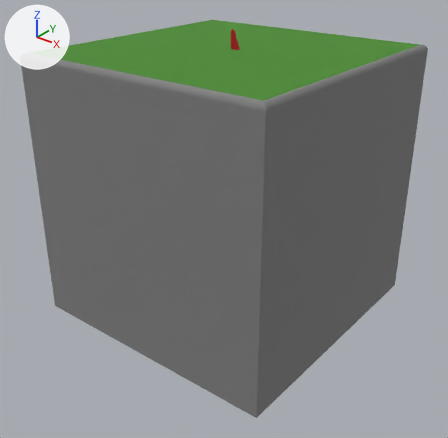
Two versions of the COLLADA model ram_support/meshes/tools/visual/mock_cutting_plate.dae, one commit apart.
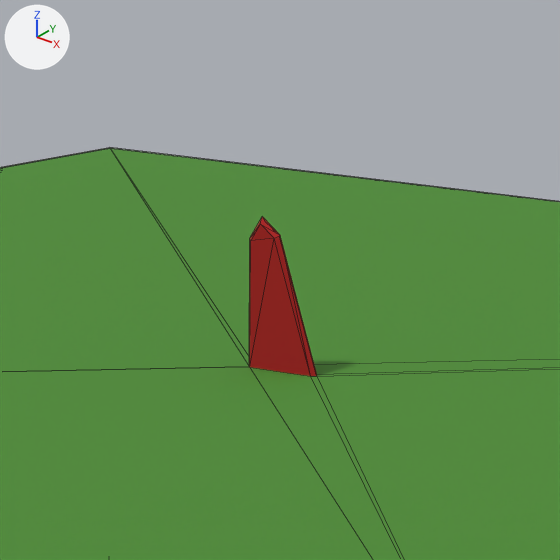
Each version is shown whole from a 50 mm camera at (0.3358, -0.429, 0.3512) aimed at (0.0067, -0.0177, 0.0962), then close up on the part from 44% to 61% of the width and 0% to 17% of the height. Arrows for +X, +Y and +Z are at upper left; the lights stay in place. The close-ups show mesh edges as thin lines. Vertices at the same position are counted once.

Before the edit, the objects in view are built like this:
```python
me_id2 = bpy.data.meshes.new('ID2')
me_id2.from_pydata(...)  # 75 vertices, 146 faces; spans x -0.125..0.125, y -0.125..0.125, z 0.0..0.267
# faces by material slot: [10, 114, 22]
me_id2.materials.append(mat_id10)  # green #478b28
me_id2.materials.append(mat_id12)  # grey #7f7f7f
me_id2.materials.append(mat_id14)  # red #b51515
ob_id2 = bpy.data.objects.new('ID2', me_id2)
ob_id2.location = (0.0, 0.0, 0.0)
```
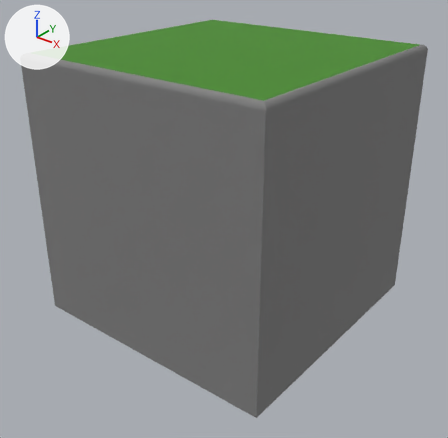
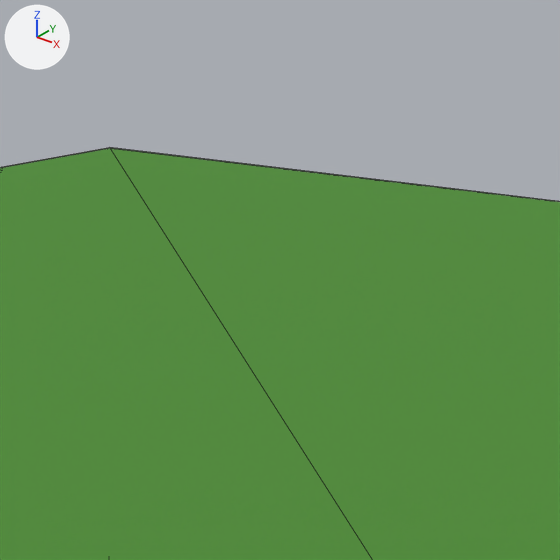
Changed parts and their boxes (x1, y1, x2, y2) in the close-ups (560 x 560 px):
part 1 of me_id2, cut back: (0, 155, 560, 560) in both

The change, as a diff of the scene's bpy script:
```diff
--- a/ram_support/meshes/tools/visual/mock_cutting_plate.dae.py
+++ b/ram_support/meshes/tools/visual/mock_cutting_plate.dae.py
@@ me_id2 @@
 # used by ob_id2; location = (0.0, 0.0, 0.0)
-me_id2.from_pydata(...)  # 75 vertices, 146 faces; spans x -0.125..0.125, y -0.125..0.125, z 0.0..0.267
+me_id2.from_pydata(...)  # 60 vertices, 116 faces; spans x -0.125..0.125, y -0.125..0.125, z 0.0..0.25
+# me_id2 part 1
+# 15 vertices are removed from x 0.0..0.01, y -0.001..0.001, z 0.25..0.267
+# 32 faces are deleted
+# 2 new faces join them, mat_id10 (green #478b28)
 me_id2.materials.append(mat_id10)
 me_id2.materials.append(mat_id12)
-me_id2.materials.append(mat_id14)  # red #b51515
```
